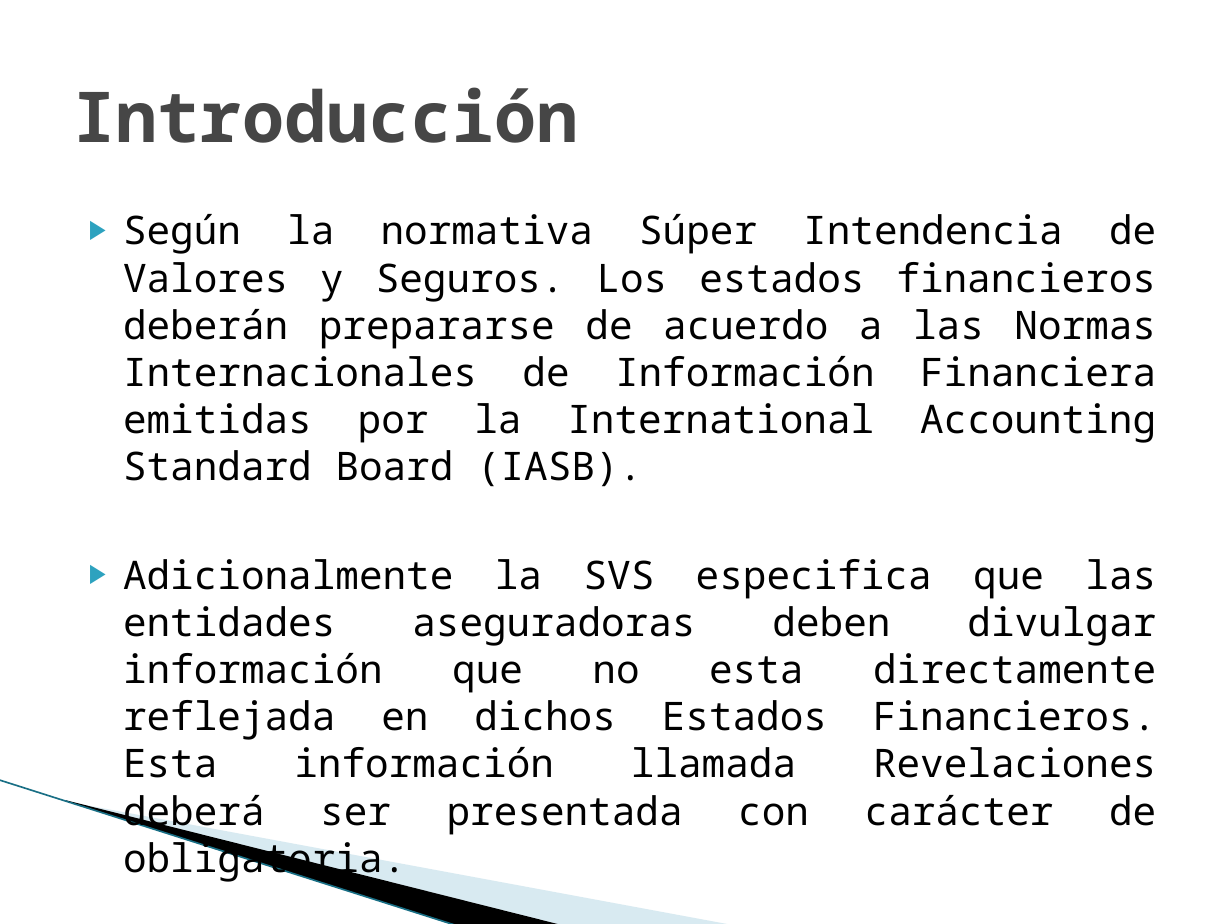
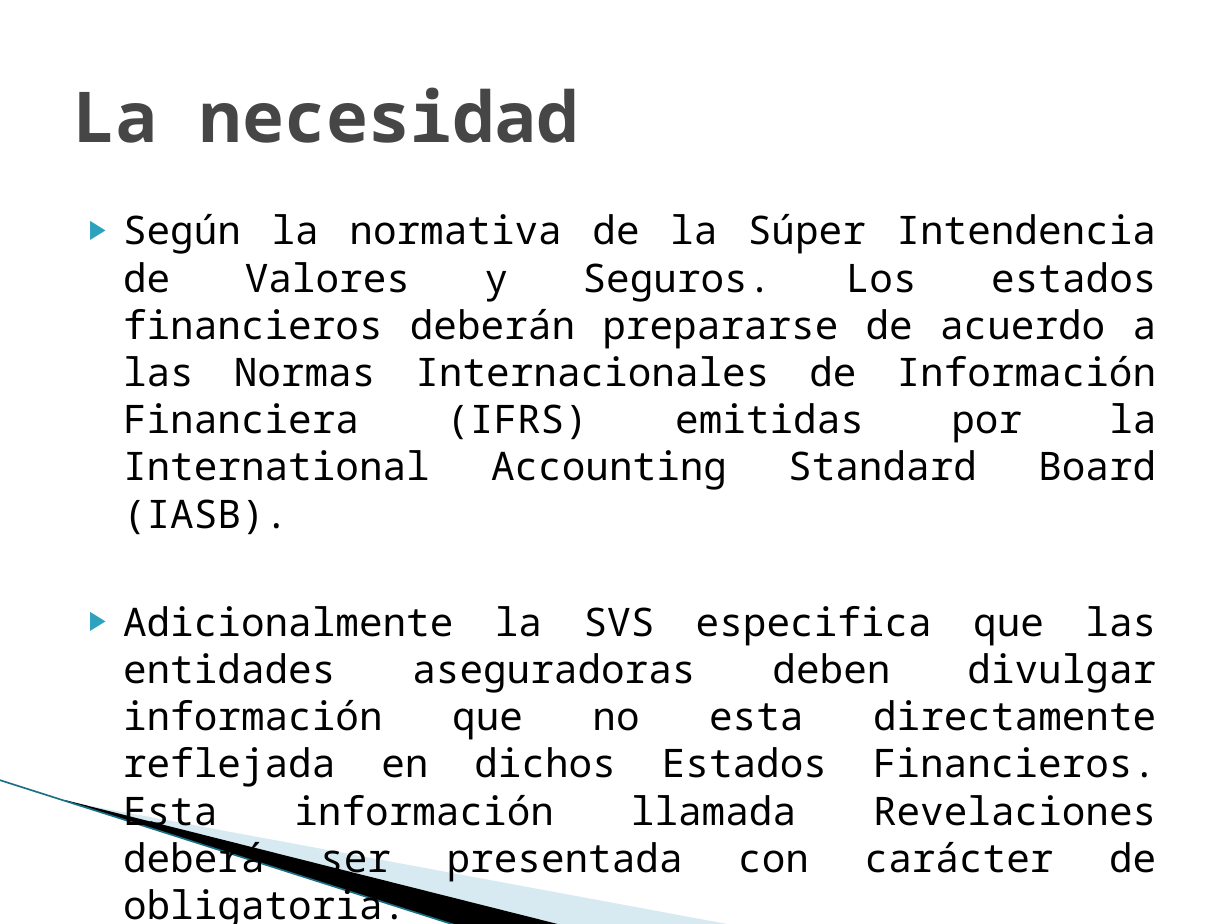
Before and after one commit to vicky1404/rev-ii, a slide deck: slide 2 of docs/comercial/brochure.pptx. Drawn at 1232x924 pixels with LibreOffice and Linux fonts; fonts in the diff are those of the drawing; background and template pictures are left out. Boxes give left, top, right and bottom in pixels: in the first picture for what was removed or moved away, otherwise in the second. Text is boxed around its words. In the diff, an @@ line names an element or a change of style, - is before the commit and + after.

```diff
--- a/docs/comercial/brochure.pptx
+++ b/docs/comercial/brochure.pptx
@@ title at bbox=[74, 87, 579, 143]: text changed @@
-Introducción
+La necesidad
@@ text at bbox=[123, 214, 1157, 535]: text changed @@
-▶ Según la normativa Súper Intendencia de Valores y Seguros. Los estados financieros deberán prepararse de acuerdo a las Normas Internacionales de Información Financiera emitidas por la International Accounting Standard Board (IASB).
+▶ Según la normativa de la Súper Intendencia de Valores y Seguros. Los estados financieros deberán prepararse de acuerdo a las Normas Internacionales de Información Financiera (IFRS) emitidas por la International Accounting Standard Board (IASB).
```
Also in this commit, not shown: 3 other slides changed.
